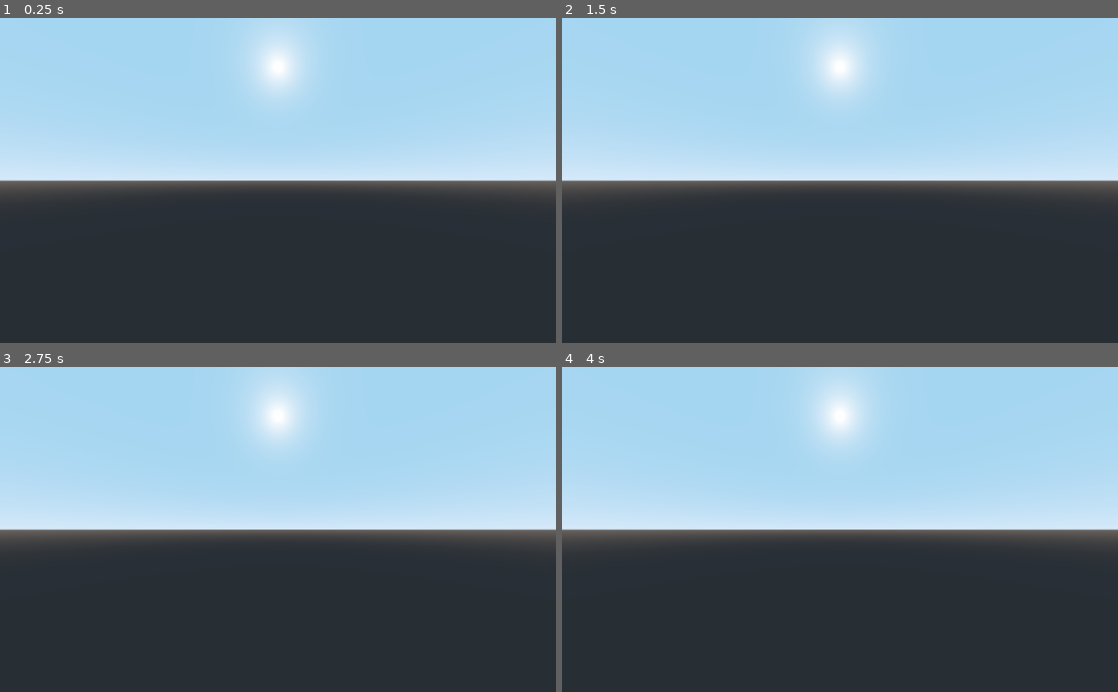
Above: before the commit, frames 1-4 (two rows, left to right).
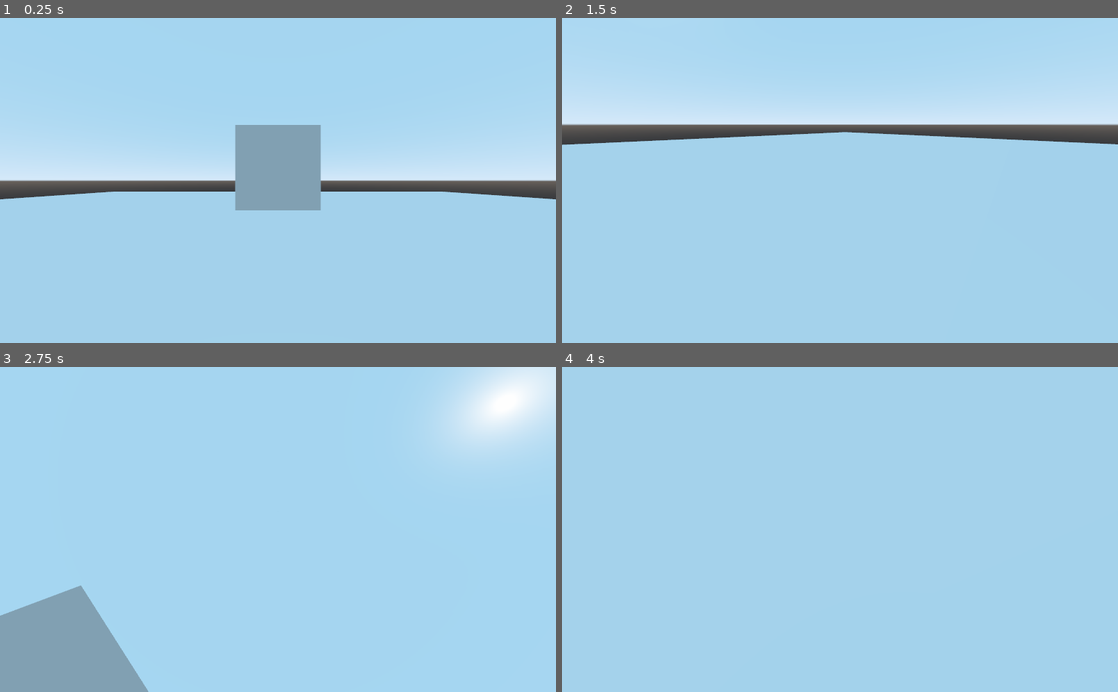
Above: after the commit, the same moments.

Repository: EispriStic/EscapeRooouuuM
Game: Godot game, scene res://Scenes/DebugLevel/DebugLevel.tscn
Same seed, same stepped clock (60 frames per second), same inputs: the game is played once before the commit and once after it.
Inputs (mouse positions are in pixels of both pictures, inside the frame that each line leads up to):
- Up to frame 1 (0.25 s): no input
- Up to frame 2 (1.5 s): tap Enter at 0.5 s; move the mouse to (962, 164) at 0.52 s; hold D (right, bound only after the commit) 0.53-1.28 s; click (962, 164) at 0.6 s; move the mouse to (728, 196) at 1.27 s; hold S (down, bound only after the commit) from 1.28 s (still down); click (728, 196) at 1.35 s
- Up to frame 3 (2.75 s): move the mouse to (333, 458) at 2.02 s; release S (down, bound only after the commit) at 2.03 s; hold D (right, bound only after the commit) from 2.03 s (still down); click (333, 458) at 2.1 s
- Up to frame 4 (4 s): move the mouse to (812, 594) at 2.77 s; release D (right, bound only after the commit) at 2.78 s; hold Z (up, bound only after the commit) 2.78-3.53 s; click (812, 594) at 2.85 s; tap Space at 3.5 s; move the mouse to (1006, 578) at 3.52 s; hold Q (left, bound only after the commit) from 3.53 s (still down); click (1006, 578) at 3.6 s

The runs differ from the first frame. In frame 1, 51% of the frame differs, in the area x 0-100%, y 3-100%; in frame 2, 69%; in frame 3, 63%; in frame 4, 59%.

Commit message:
player mov and clickable

Diff:
--- a/Assets/Object/GameCamera/GameCamera.tscn
+++ b/Assets/Object/GameCamera/GameCamera.tscn
@@ -6,4 +6,5 @@
 script = ExtResource( 1 )
 
 [node name="Camera" type="Camera" parent="."]
+transform = Transform( -1, 0, -8.74228e-08, 0, 1, 0, 8.74228e-08, 0, -1, 0, 0, 0 )
 fov = 90.0
--- /dev/null
+++ b/Assets/Object/Items/Debug/StupidCube.gd
@@ -0,0 +1,5 @@
+extends Clickable
+
+
+func interact():
+	print("I'm a cube. Hi.")
--- /dev/null
+++ b/Assets/Object/Items/Debug/StupidCube.tscn
@@ -0,0 +1,17 @@
+[gd_scene load_steps=4 format=2]
+
+[ext_resource path="res://Assets/Object/Items/Debug/StupidCube.gd" type="Script" id=1]
+
+[sub_resource type="BoxShape" id=1]
+
+[sub_resource type="CubeMesh" id=2]
+
+[node name="StupidCube" type="StaticBody"]
+script = ExtResource( 1 )
+
+[node name="CollisionShape" type="CollisionShape" parent="."]
+shape = SubResource( 1 )
+
+[node name="MeshInstance" type="MeshInstance" parent="CollisionShape"]
+mesh = SubResource( 2 )
+material/0 = null
--- a/Assets/Object/Player/Player.gd
+++ b/Assets/Object/Player/Player.gd
@@ -1,9 +1,43 @@
-extends Spatial
+extends KinematicBody
 class_name Player
 
 
-onready var camera_root: Spatial = $CameraRoot
+onready var camera_root: Spatial = $ViewRoot/ViewTilt/CameraRoot
+onready var _view_root: Spatial = $ViewRoot
+onready var _view_tilt: Spatial = $ViewRoot/ViewTilt
+onready var _ray: RayCast = $ViewRoot/ViewTilt/RayCast
+
+var _orientation: Vector2 = Vector2.ZERO setget set_orientation
+
+var state: PlayerState = PlayerStateNormal.new()
+var _inventory: Array = []
 
 
 func _ready():
 	Global.set_player(self)
+
+
+func _physics_process(delta: float):
+	if self.state != null:
+		self._orientation = self.state.rotate(self._orientation, delta)
+		self.state.move(self, self._orientation, delta)
+
+
+func _input(event: InputEvent):
+	if Input.is_action_just_pressed("action"):
+		var obj = self._ray.get_collider()
+		if obj is Clickable:
+			obj.interact()
+
+
+func add_item(item: Item):
+	if not (item in self._inventory):
+		self._inventory.append(item)
+
+
+func set_orientation(value: Vector2):
+	if _orientation != value:
+		_orientation = value
+		if self._view_root and self._view_tilt:
+			self._view_tilt.rotation.x = _orientation.x
+			self._view_root.rotation.y = _orientation.y
--- a/Assets/Object/Player/Player.tscn
+++ b/Assets/Object/Player/Player.tscn
@@ -1,8 +1,26 @@
-[gd_scene load_steps=2 format=2]
+[gd_scene load_steps=3 format=2]
 
 [ext_resource path="res://Assets/Object/Player/Player.gd" type="Script" id=1]
 
-[node name="Player" type="Spatial"]
+[sub_resource type="CapsuleShape" id=1]
+radius = 0.4
+height = 1.4
+
+[node name="Player" type="KinematicBody"]
 script = ExtResource( 1 )
 
-[node name="CameraRoot" type="Spatial" parent="."]
+[node name="ViewRoot" type="Spatial" parent="."]
+transform = Transform( 1, 0, 0, 0, 1, 0, 0, 0, 1, 0, 1.7, 0 )
+
+[node name="ViewTilt" type="Spatial" parent="ViewRoot"]
+
+[node name="CameraRoot" type="Spatial" parent="ViewRoot/ViewTilt"]
+transform = Transform( 1, 0, 0, 0, 1, 0, 0, 0, 1, 0, 0, 0.2 )
+
+[node name="RayCast" type="RayCast" parent="ViewRoot/ViewTilt"]
+enabled = true
+cast_to = Vector3( 0, 0, 50 )
+
+[node name="CollisionShape" type="CollisionShape" parent="."]
+transform = Transform( 1, 0, 0, 0, -4.37114e-08, 1, 0, -1, -4.37114e-08, 0, 1.1, 0 )
+shape = SubResource( 1 )
--- a/Scenes/DebugLevel/DebugLevel.tscn
+++ b/Scenes/DebugLevel/DebugLevel.tscn
@@ -1,6 +1,23 @@
-[gd_scene load_steps=2 format=2]
+[gd_scene load_steps=5 format=2]
 
 [ext_resource path="res://Scripts/Class/Level.gd" type="Script" id=1]
+[ext_resource path="res://Assets/Object/Player/Player.tscn" type="PackedScene" id=2]
+[ext_resource path="res://Assets/Object/Items/Debug/StupidCube.tscn" type="PackedScene" id=3]
+
+[sub_resource type="QuadMesh" id=1]
+size = Vector2( 50, 50 )
 
 [node name="DebugLevel" type="Spatial"]
 script = ExtResource( 1 )
+
+[node name="Set" type="Spatial" parent="."]
+
+[node name="MeshInstance" type="MeshInstance" parent="Set"]
+transform = Transform( 1, 0, 0, 0, -4.37114e-08, 1, 0, -1, -4.37114e-08, 0, 0, 0 )
+mesh = SubResource( 1 )
+material/0 = null
+
+[node name="Player" parent="." instance=ExtResource( 2 )]
+
+[node name="StupidCube" parent="." instance=ExtResource( 3 )]
+transform = Transform( 1, 0, 0, 0, 1, 0, 0, 0, 1, 0, 2, 5 )
--- /dev/null
+++ b/Scripts/Autoload/Controls.gd
@@ -0,0 +1,154 @@
+extends Node
+
+enum controlTypes {KEYBOARD, CONTROLLER}
+var _currentController= controlTypes.KEYBOARD setget setCurrentController
+signal controllerTypeChanged(type)
+
+var direction: Vector2 = Vector2.ZERO
+
+var orientation: Vector2 = Vector2.ZERO
+var orientationSensibility: float
+const DEFAULT_orientationSensibility: float = 0.5
+
+const KEYBOARD_SENSIBILITY_MULTIPLIER: float = 0.45
+
+var _lastMouseMouvement: Vector2 = Vector2.ZERO
+const CONTROLLER_SENSIBILITY_MULTIPLIER: float = 2.2
+
+var deadZone: float setget setDeadZone
+const DEFAULT_DEADZONE: float = 0.18
+
+
+#======================
+#	Node Functions
+
+func _ready():
+	self.orientationSensibility = self.DEFAULT_orientationSensibility
+	self.initDeadZone()
+	self.setDeadZone( self.DEFAULT_DEADZONE )
+
+
+func _input(event):
+	if event is InputEventMouseMotion:
+		self._lastMouseMouvement = event.relative
+
+#	when the keyboard/mouse is touched, we swap the inputs
+	if event is InputEventMouseMotion or event is InputEventMouseButton or event is InputEventKey :
+		self.setCurrentController( self.controlTypes.KEYBOARD )
+
+#	when a controller is touched, we swap the inputs
+	elif event is InputEventJoypadButton or event is InputEventJoypadMotion:
+		self.setCurrentController( self.controlTypes.CONTROLLER )
+
+
+func _physics_process(_delta):
+	self.updateOrientation()
+	self.updateDirection()
+
+
+#======================
+#	Controller Type
+
+func setCurrentController(type)-> void:
+	if type in self.controlTypes.values():
+		if type != _currentController:
+			_currentController = type
+			emit_signal("controllerTypeChanged", _currentController)
+
+
+#======================
+#	Direction
+
+func updateDirection() -> void:
+	if self._currentController == self.controlTypes.KEYBOARD:
+		self.updateDirectionKeyboard()
+
+	elif self._currentController == self.controlTypes.CONTROLLER:
+		self.updateDirectionController()
+
+
+
+func updateDirectionKeyboard()-> void:
+	var x: float = Input.get_action_strength("right") - Input.get_action_strength("left") # Horizontal motion
+	var y: float = Input.get_action_strength("down") - Input.get_action_strength("up") # Vertical motion
+
+	self.direction.x = x
+	self.direction.y = y
+
+	self.direction = self.direction.normalized().clamped(1)
+
+func updateDirectionController()-> void:
+	var x: float = Input.get_action_strength("right") - Input.get_action_strength("left") # Horizontal motion
+	var y: float = Input.get_action_strength("down") - Input.get_action_strength("up") # Vertical motion
+
+	if self.isInDeadZone(x, y):
+		self.direction = Vector2.ZERO
+	else:
+		self.direction.x = x
+		self.direction.y = y
+		self.direction = self.direction.normalized().clamped(1)
+
+
+#======================
+#	Orientation
+
+func updateOrientation() -> void:
+	if self._currentController == self.controlTypes.KEYBOARD:
+		self.updateOrientationKeyboard()
+
+	elif self._currentController == self.controlTypes.CONTROLLER:
+		self.updateOrientationController()
+
+
+func updateOrientationKeyboard() -> void:
+	self.orientation.x = self._lastMouseMouvement.y * self.orientationSensibility * self.KEYBOARD_SENSIBILITY_MULTIPLIER # Horizontal motion
+	self.orientation.y = -1.0 * self._lastMouseMouvement.x * self.orientationSensibility * self.KEYBOARD_SENSIBILITY_MULTIPLIER # Vertical motion
+
+	if self._lastMouseMouvement != Vector2.ZERO:
+		self._lastMouseMouvement = Vector2.ZERO
+
+
+func updateOrientationController() -> void:
+	var x: float = (Input.get_action_strength("look_right") - Input.get_action_strength("look_left")) # Horizontal motion
+	var y: float = (Input.get_action_strength("look_down") - Input.get_action_strength("look_up")) # Vertical motion
+	if self.isInDeadZone(x, y):
+		self.orientation = Vector2.ZERO
+	else:
+		self.orientation = Vector2(x, y) * self.orientationSensibility * self.CONTROLLER_SENSIBILITY_MULTIPLIER
+
+
+#======================
+#	Deadzone
+
+func initDeadZone():
+	InputMap.action_set_deadzone("up", 0.0)
+	InputMap.action_set_deadzone("down", 0.0)
+	InputMap.action_set_deadzone("left", 0.0)
+	InputMap.action_set_deadzone("right", 0.0)
+
+	InputMap.action_set_deadzone("look_up", 0.0)
+	InputMap.action_set_deadzone("look_down", 0.0)
+	InputMap.action_set_deadzone("look_left", 0.0)
+	InputMap.action_set_deadzone("look_right", 0.0)
+
+
+func setDeadZone(value):
+	value = max(0.0, min(100.0, value) )
+	if value != deadZone:
+		deadZone = value
+
+
+func isInDeadZone(x: float, y: float) -> bool:
+	return abs(x) < self.deadZone and abs(y) < self.deadZone
+
+#======================
+#	Debug
+
+func debugStr() -> String:
+	var res: String = ""
+	res += "--\tControls.gd\t--" + "\n"
+	res +="\tdirection : " + str(self.direction) + "\n"
+	res +="\torientation : " + str(self.orientation) + "\n"
+	res +="\torientation sensi : " + str(self.orientationSensibility) + "\n"
+	res += "---------------------------\n\n"
+	return res
--- /dev/null
+++ b/Scripts/Class/Clickable.gd
@@ -0,0 +1,9 @@
+extends StaticBody
+class_name Clickable
+
+
+var active: bool = true
+
+
+func interact():
+	pass
--- a/Scripts/Class/GameCameraStates/CameraStatePlayer.gd
+++ b/Scripts/Class/GameCameraStates/CameraStatePlayer.gd
@@ -4,5 +4,4 @@
 
 func move(cam: Spatial, delta: float):
 	if Global.player != null:
-		cam.translation = Global.player.camera_root.translation
-		cam.rotation = Global.player.camera_root.rotation
+		cam.global_transform = Global.player.camera_root.global_transform
--- /dev/null
+++ b/Scripts/Class/Item.gd
@@ -0,0 +1,2 @@
+extends Clickable
+class_name Item
--- /dev/null
+++ b/Scripts/Class/PlayerStates/PlayerState.gd
@@ -0,0 +1,9 @@
+class_name PlayerState
+
+
+func move(player: KinematicBody, orientation: Vector2, delta: float):
+	pass
+
+
+func rotate(rotaion: Vector2, delta: float) -> Vector2:
+	return rotaion
--- /dev/null
+++ b/Scripts/Class/PlayerStates/PlayerStateNormal.gd
@@ -0,0 +1,34 @@
+extends PlayerState
+class_name PlayerStateNormal
+
+var _motion: Vector3 = Vector3.ZERO
+var _target_motion: Vector3 = Vector3.ZERO
+var _result_motion: Vector3 = Vector3.ZERO
+var _y_motion: float = 0.0
+
+const SPEED: float = 5.0
+const ACCELERATION: float = 15.0
+const CAM_SPEED: float = 5.0
+const CAM_MAX_ANGLE: float = PI/2
+const CAM_MIN_ANGLE: float = -PI/2
+
+
+func move(player: KinematicBody, orientation: Vector2, delta: float):
+	self._target_motion = Vector3.ZERO
+	self._target_motion.x = Controls.direction.x
+	self._target_motion.z = Controls.direction.y
+	self._target_motion = self._target_motion.normalized()
+	self._target_motion = self._target_motion.rotated(Vector3.UP, orientation.y)
+	self._target_motion *= self.SPEED
+
+	self._motion = lerp( self._motion, self._target_motion, self.ACCELERATION * delta )
+
+	player.move_and_slide(self._motion, Vector3.UP)
+
+
+func rotate(rotaion: Vector2, delta: float) -> Vector2:
+	var res: Vector2 = rotaion + Controls.orientation * 0.01 * self.CAM_SPEED
+	res.x = lerp_angle(res.x, rotaion.x, 1.0 * delta)
+	res.x = max(self.CAM_MIN_ANGLE, min(self.CAM_MAX_ANGLE, res.x))
+	res.y = lerp_angle(res.y, rotaion.y, 1.0 * delta)
+	return res
--- a/project.godot
+++ b/project.godot
@@ -19,27 +19,51 @@
 "language": "GDScript",
 "path": "res://Scripts/Class/GameCameraStates/CameraStatePlayer.gd"
 }, {
+"base": "StaticBody",
+"class": "Clickable",
+"language": "GDScript",
+"path": "res://Scripts/Class/Clickable.gd"
+}, {
 "base": "Spatial",
 "class": "GameCamera",
 "language": "GDScript",
 "path": "res://Assets/Object/GameCamera/GameCamera.gd"
+}, {
+"base": "Clickable",
+"class": "Item",
+"language": "GDScript",
+"path": "res://Scripts/Class/Item.gd"
 }, {
 "base": "Spatial",
 "class": "Level",
 "language": "GDScript",
 "path": "res://Scripts/Class/Level.gd"
 }, {
-"base": "Spatial",
+"base": "KinematicBody",
 "class": "Player",
 "language": "GDScript",
 "path": "res://Assets/Object/Player/Player.gd"
+}, {
+"base": "Reference",
+"class": "PlayerState",
+"language": "GDScript",
+"path": "res://Scripts/Class/PlayerStates/PlayerState.gd"
+}, {
+"base": "PlayerState",
+"class": "PlayerStateNormal",
+"language": "GDScript",
+"path": "res://Scripts/Class/PlayerStates/PlayerStateNormal.gd"
 } ]
 _global_script_class_icons={
 "CameraState": "",
 "CameraStatePlayer": "",
+"Clickable": "",
 "GameCamera": "",
+"Item": "",
 "Level": "",
-"Player": ""
+"Player": "",
+"PlayerState": "",
+"PlayerStateNormal": ""
 }
 
 [application]
@@ -51,6 +75,67 @@
 [autoload]
 
 Global="*res://Scripts/Autoload/Global.gd"
+Controls="*res://Scripts/Autoload/Controls.gd"
+
+[display]
+
+window/size/width=1920
+window/size/height=1024
+window/size/test_width=1024
+window/size/test_height=600
+
+[input]
+
+up={
+"deadzone": 0.5,
+"events": [ Object(InputEventKey,"resource_local_to_scene":false,"resource_name":"","device":0,"alt":false,"shift":false,"control":false,"meta":false,"command":false,"pressed":false,"scancode":90,"physical_scancode":0,"unicode":0,"echo":false,"script":null)
+, Object(InputEventJoypadMotion,"resource_local_to_scene":false,"resource_name":"","device":0,"axis":1,"axis_value":-1.0,"script":null)
+ ]
+}
+down={
+"deadzone": 0.5,
+"events": [ Object(InputEventKey,"resource_local_to_scene":false,"resource_name":"","device":0,"alt":false,"shift":false,"control":false,"meta":false,"command":false,"pressed":false,"scancode":83,"physical_scancode":0,"unicode":0,"echo":false,"script":null)
+, Object(InputEventJoypadMotion,"resource_local_to_scene":false,"resource_name":"","device":0,"axis":1,"axis_value":1.0,"script":null)
+ ]
+}
+left={
+"deadzone": 0.5,
+"events": [ Object(InputEventKey,"resource_local_to_scene":false,"resource_name":"","device":0,"alt":false,"shift":false,"control":false,"meta":false,"command":false,"pressed":false,"scancode":81,"physical_scancode":0,"unicode":0,"echo":false,"script":null)
+, Object(InputEventJoypadMotion,"resource_local_to_scene":false,"resource_name":"","device":0,"axis":0,"axis_value":-1.0,"script":null)
+ ]
+}
+right={
+"deadzone": 0.5,
+"events": [ Object(InputEventKey,"resource_local_to_scene":false,"resource_name":"","device":0,"alt":false,"shift":false,"control":false,"meta":false,"command":false,"pressed":false,"scancode":68,"physical_scancode":0,"unicode":0,"echo":false,"script":null)
+, Object(InputEventJoypadMotion,"resource_local_to_scene":false,"resource_name":"","device":0,"axis":0,"axis_value":1.0,"script":null)
+ ]
+}
+look_up={
+"deadzone": 0.5,
+"events": [ Object(InputEventJoypadMotion,"resource_local_to_scene":false,"resource_name":"","device":0,"axis":3,"axis_value":-1.0,"script":null)
+ ]
+}
+look_down={
+"deadzone": 0.5,
+"events": [ Object(InputEventJoypadMotion,"resource_local_to_scene":false,"resource_name":"","device":0,"axis":3,"axis_value":1.0,"script":null)
+ ]
+}
+look_left={
+"deadzone": 0.5,
+"events": [ Object(InputEventJoypadMotion,"resource_local_to_scene":false,"resource_name":"","device":0,"axis":2,"axis_value":-1.0,"script":null)
+ ]
+}
+look_right={
+"deadzone": 0.5,
+"events": [ Object(InputEventJoypadMotion,"resource_local_to_scene":false,"resource_name":"","device":0,"axis":2,"axis_value":1.0,"script":null)
+ ]
+}
+action={
+"deadzone": 0.5,
+"events": [ Object(InputEventMouseButton,"resource_local_to_scene":false,"resource_name":"","device":0,"alt":false,"shift":false,"control":false,"meta":false,"command":false,"button_mask":0,"position":Vector2( 0, 0 ),"global_position":Vector2( 0, 0 ),"factor":1.0,"button_index":1,"pressed":false,"doubleclick":false,"script":null)
+, Object(InputEventJoypadButton,"resource_local_to_scene":false,"resource_name":"","device":0,"button_index":0,"pressure":0.0,"pressed":false,"script":null)
+ ]
+}
 
 [physics]
 
@@ -58,4 +143,5 @@
 
 [rendering]
 
+quality/filters/msaa=1
 environment/default_environment="res://default_env.tres"
